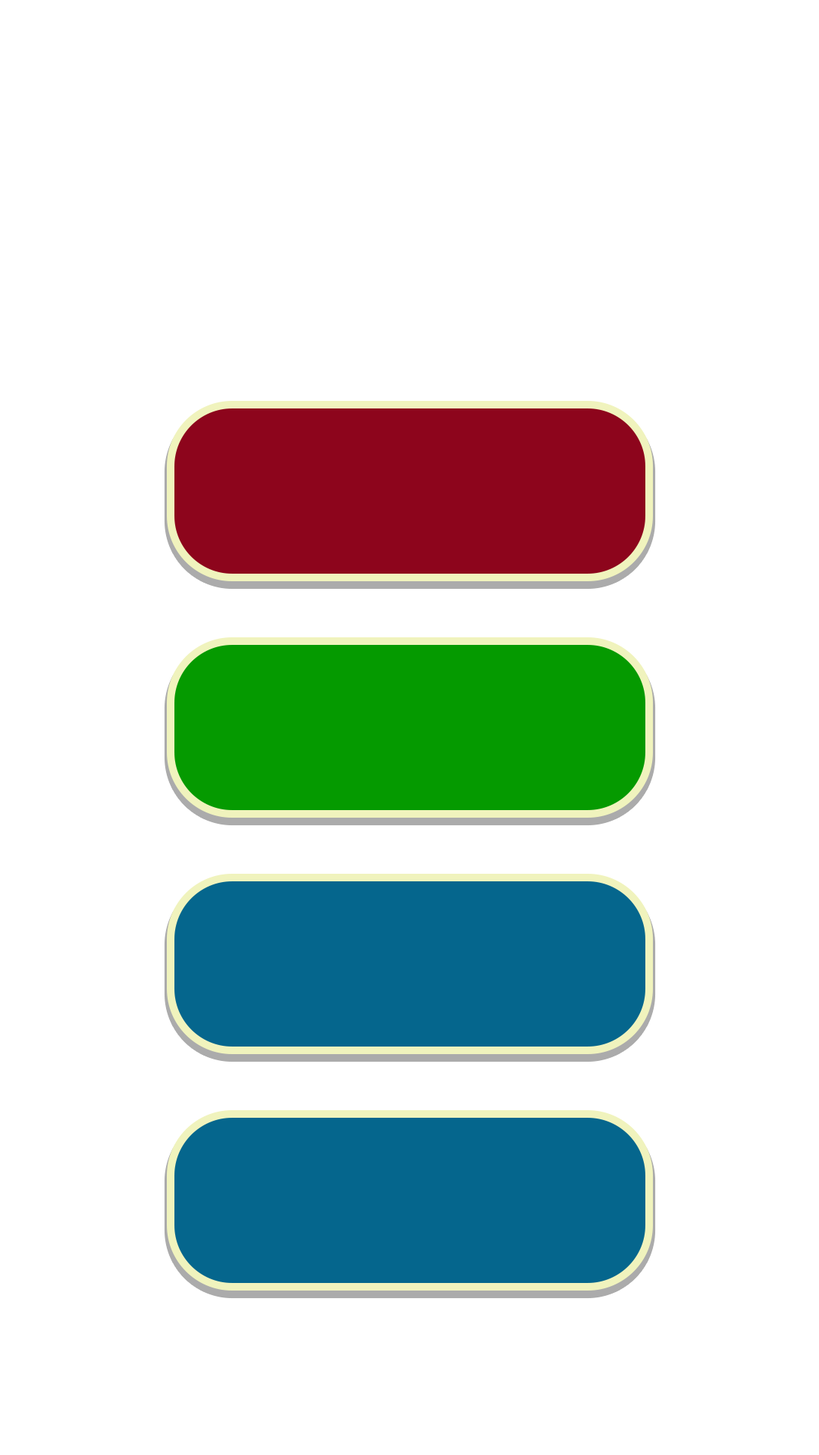
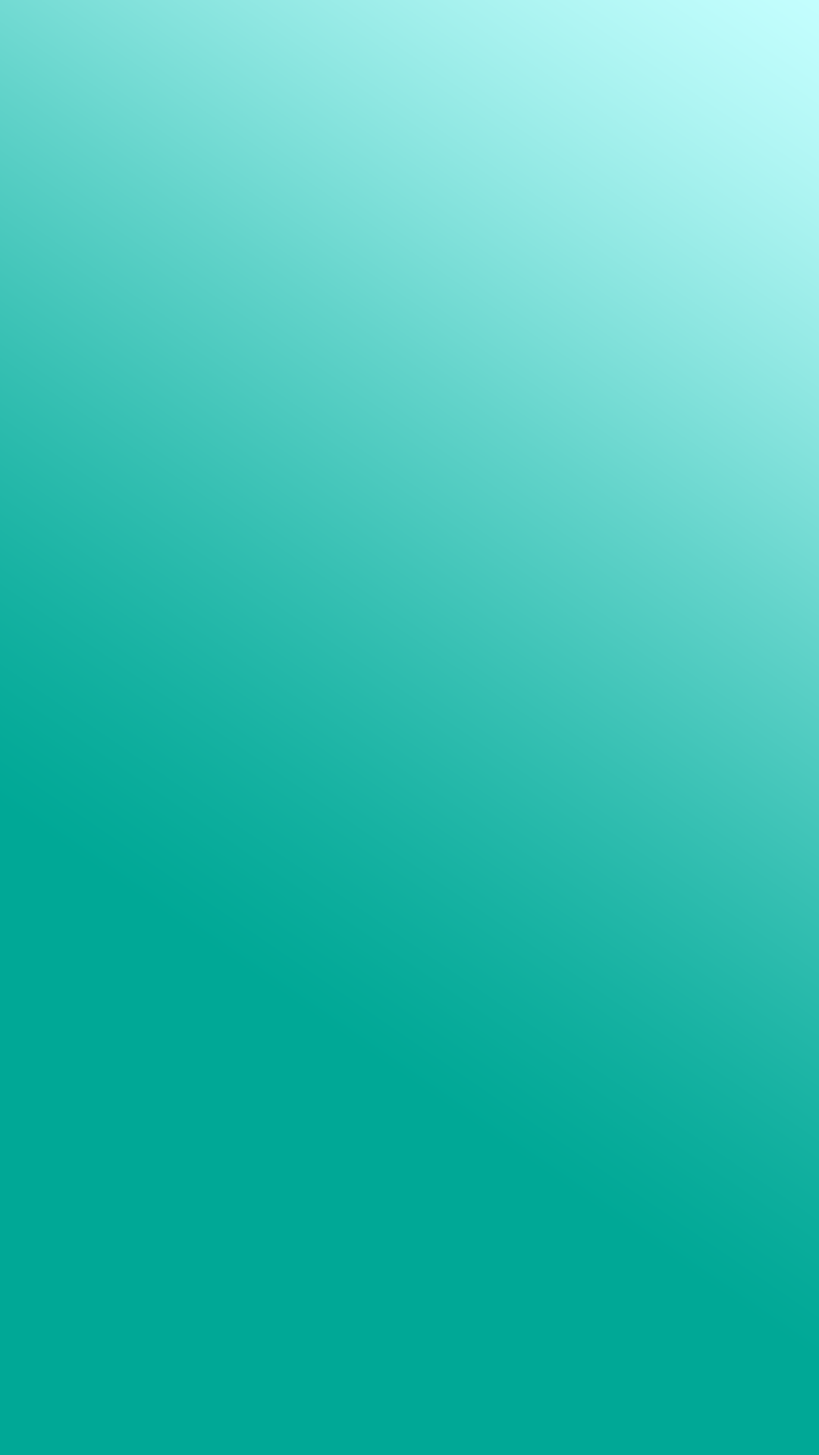
Comparing the layer stacks of the two 819×1455 images. Changes:
hid group "Group 1 copy" (8 layers) over (x1=166, y1=400, x2=653, y2=1291)
added layer "Layer 2 copy 2" above "Layer 2 copy 3" over (x1=0, y1=0, x2=819, y2=1455)
